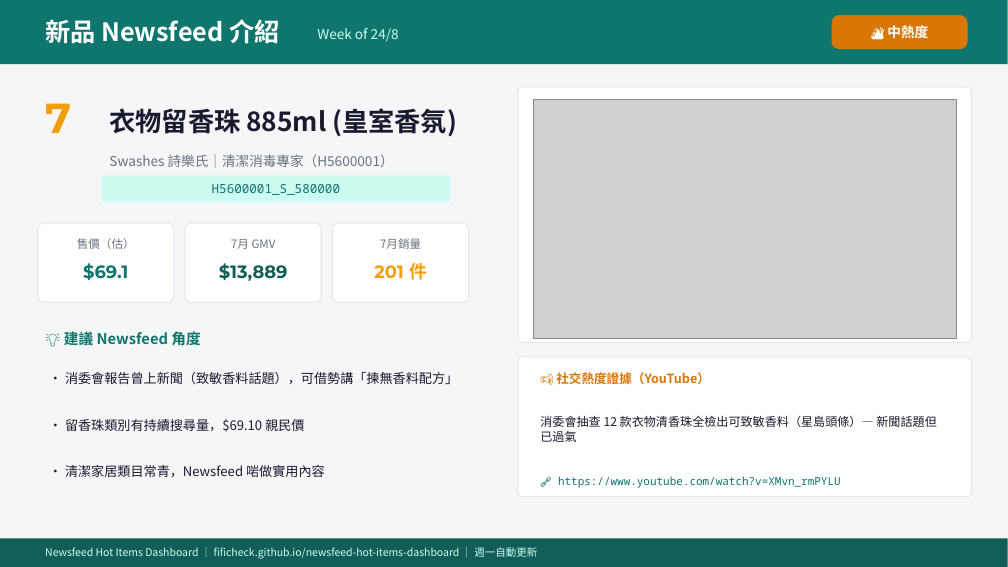
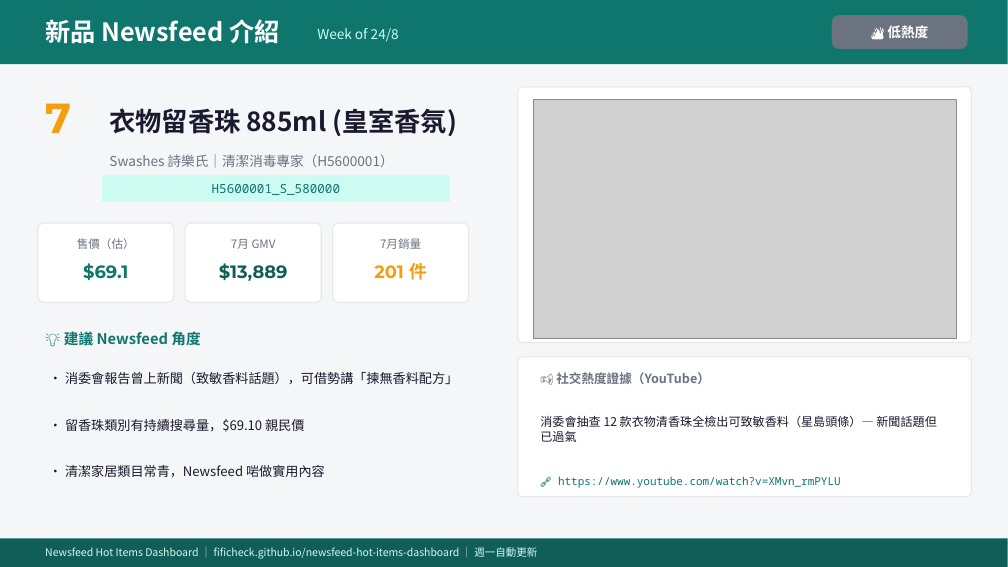
Before and after one commit to FIFICHECK/newsfeed-hot-items-dashboard, a slide deck: slide 1 of ppt/2026-08-24_H5600001_S_580000.pptx. Drawn at 1008x567 pixels with LibreOffice and Linux fonts; fonts in the diff are those of the drawing; grey boxes stand for pictures. Boxes give left, top, right and bottom in pixels: in the first picture for what was removed or moved away, otherwise in the second. Text is boxed around its words. In the diff, an @@ line names an element or a change of style, - is before the commit and + after.

Commit message:
Add per-SKU PPT: 2026-08-24_H5600001_S_580000.pptx

```diff
--- a/ppt/2026-08-24_H5600001_S_580000.pptx
+++ b/ppt/2026-08-24_H5600001_S_580000.pptx
@@ rounded rectangle at box(832, 15, 968, 49): fill #D97706 to #6B7280 @@
@@ text at box(887, 25, 928, 38): text changed @@
-🔥 中熱度
+🔥 低熱度
@@ text "📢 社交熱度證據（YouTube）" at box(556, 372, 711, 384): text colour #D97706 to #6B7280 @@
```
